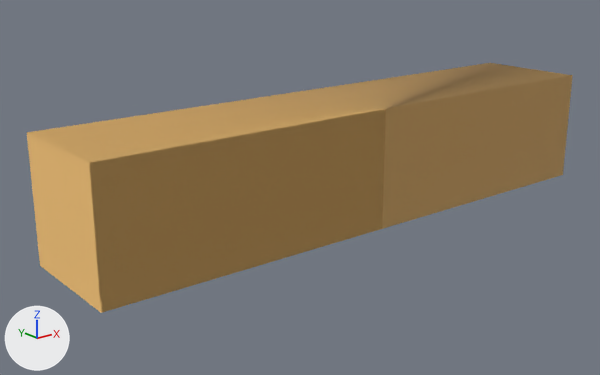
What one commit did to the glTF model assets/models/fx/tracer.lod2.glb.
The view is the same before and after, from a 50 mm lens placed at (-0.545, -0.612, 0.224), pointed at (-0.04, 0.02, -0.029). The lights are fixed; the arrows at lower left show +X, +Y and +Z. The older version comes first.
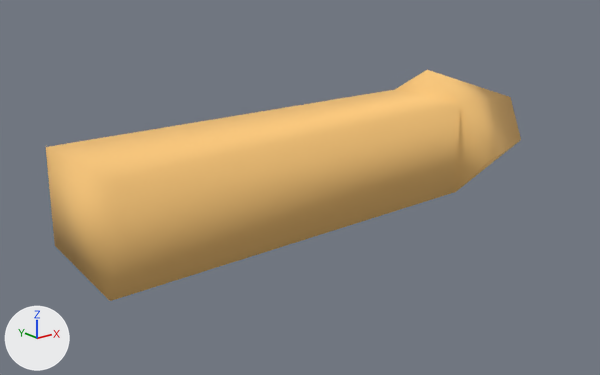
Boxes (x1, y1, x2, y2) around the edits, measured in the pictures (600 x 375 px):
'Mesh_0', reshaped (13% narrower, 8% shorter)
    before: (27, 63, 573, 313)
    after: (46, 70, 521, 301)

The change, as a diff of the scene's bpy script:
```diff
--- a/assets/models/fx/tracer.lod2.glb.py
+++ b/assets/models/fx/tracer.lod2.glb.py
@@ me_mesh_0 @@
 # used by ob_mesh_0; location = (0.0, 0.0, 0.0)
-me_mesh_0.from_pydata(...)  # 8 vertices, 12 faces; spans x -0.3..0.3, y -0.06..0.06, z -0.06..0.06
+me_mesh_0.from_pydata(...)  # 15 vertices, 30 faces; spans x -0.285..0.248, y -0.074..0.074, z -0.074..0.074
+# me_mesh_0 part 1: the whole mesh is rebuilt
 me_mesh_0.materials.append(mat_tracer)
```
